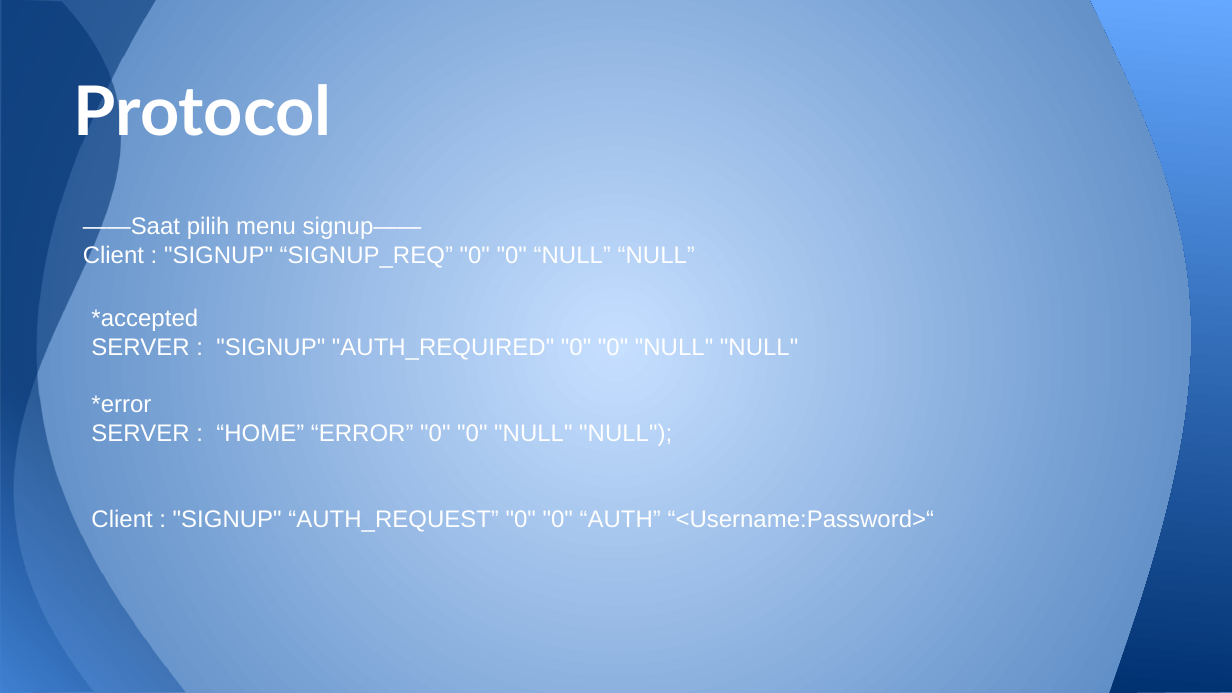
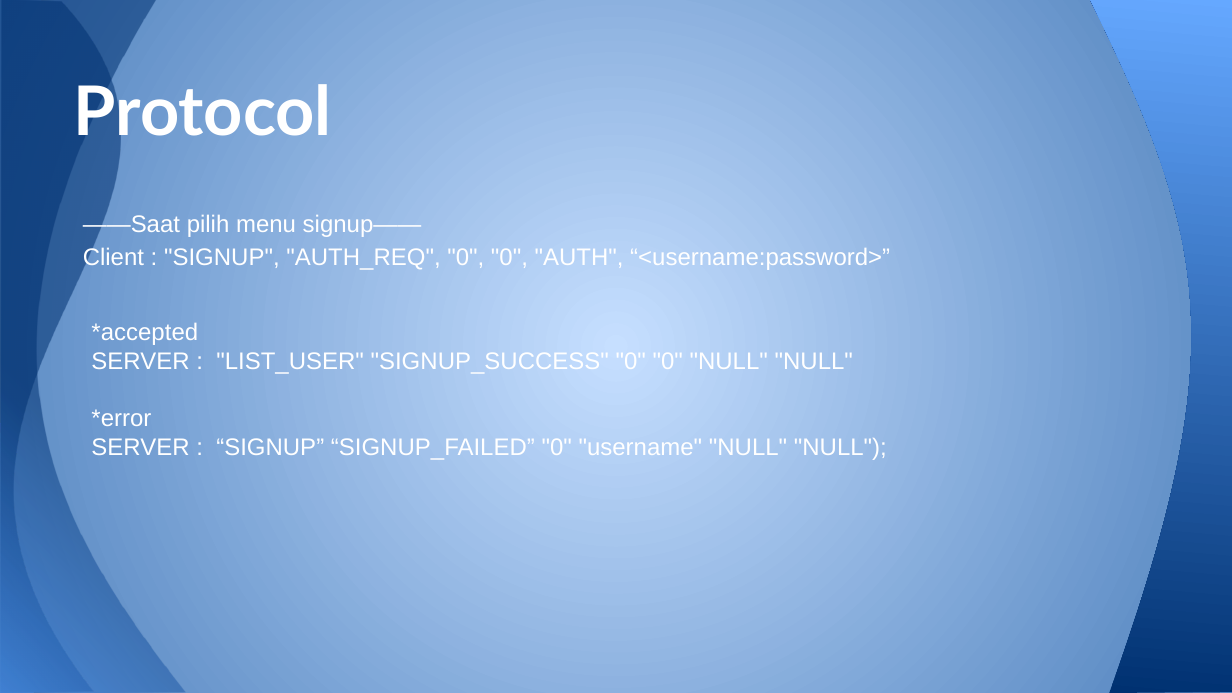
Before and after one commit to iskandarzun/KIJ, a slide deck: slide 2 of KIJ - Chat Secure.pptx. Drawn at 1232x693 pixels with LibreOffice and Linux fonts; fonts in the diff are those of the drawing. Boxes give left, top, right and bottom in pixels: in the first picture for what was removed or moved away, otherwise in the second. Text is boxed around its words. In the diff, an @@ line names an element or a change of style, - is before the commit and + after.

```diff
--- a/KIJ - Chat Secure.pptx
+++ b/KIJ - Chat Secure.pptx
@@ text at [83,246,890,270]: text changed @@
-Client : "SIGNUP" “SIGNUP_REQ” "0" "0" “NULL” “NULL”
+Client : "SIGNUP", "AUTH_REQ", "0", "0", "AUTH", “<username:password>”
@@ text at [91,352,853,374]: text changed @@
-SERVER : "SIGNUP" "AUTH_REQUIRED" "0" "0" "NULL" "NULL"
+SERVER : "LIST_USER" "SIGNUP_SUCCESS" "0" "0" "NULL" "NULL"
@@ text at [91,438,887,460]: text changed @@
-SERVER : “HOME” “ERROR” "0" "0" "NULL" "NULL");
-Client : "SIGNUP" “AUTH_REQUEST” "0" "0" “AUTH” “<Username:Password>“
+SERVER : “SIGNUP” “SIGNUP_FAILED” "0" "username" "NULL" "NULL");
```
Also in this commit, not shown: 5 other slides changed, 2 slides added, 3 slides removed.
